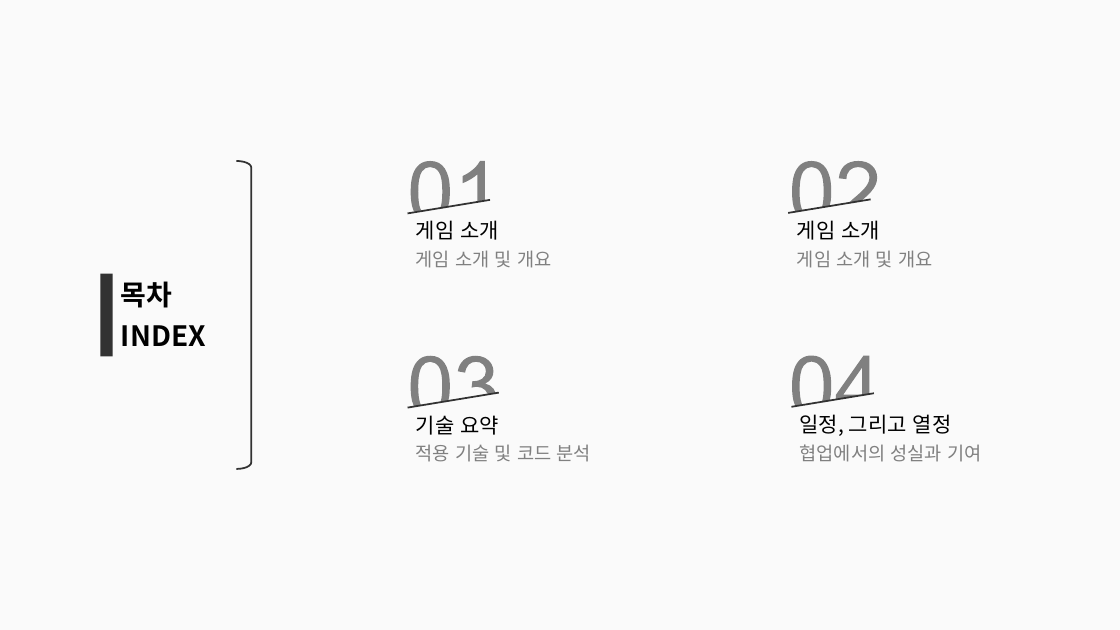
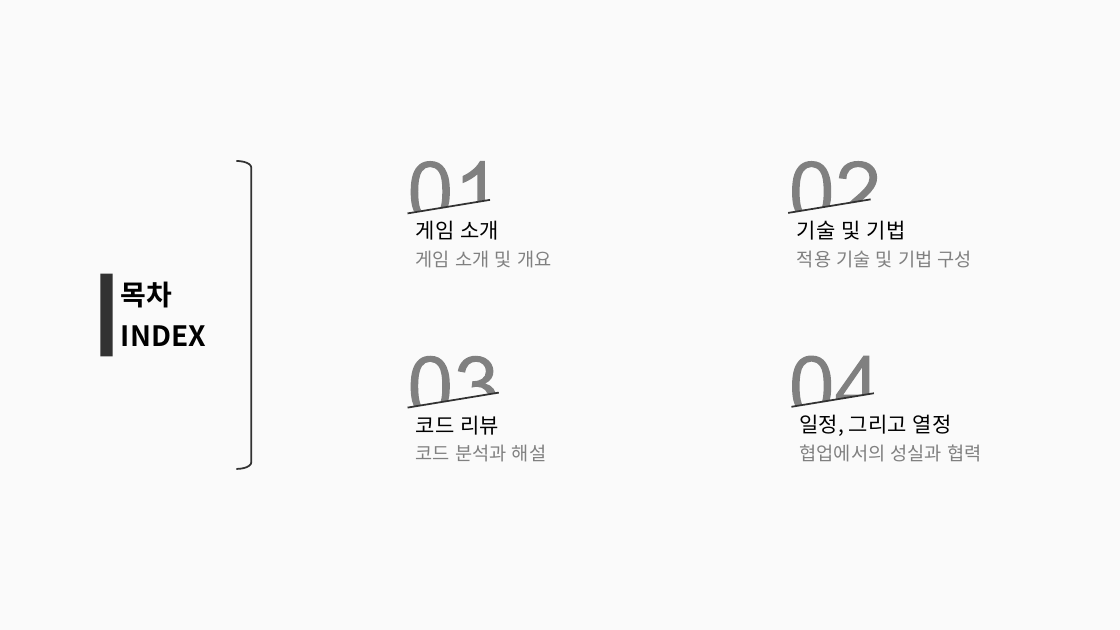
Before and after one commit to simplex3510/GeoStrike, a slide deck: slide 2 of 포트폴리오.pptx. Drawn at 1120x630 pixels with LibreOffice and Linux fonts; fonts in the diff are those of the drawing. Boxes give left, top, right and bottom in pixels: in the first picture for what was removed or moved away, otherwise in the second. Text is boxed around its words. In the diff, an @@ line names an element or a change of style, - is before the commit and + after.

```diff
--- a/포트폴리오.pptx
+++ b/포트폴리오.pptx
@@ text at (797,220,906,240): text changed @@
-게임 소개
+기술 및 기법
@@ text at (797,250,972,268): text changed @@
-게임 소개 및 개요
+적용 기술 및 기법 구성
@@ text at (416,415,499,435): text changed @@
-기술 요약
+코드 리뷰
@@ text at (416,444,546,462): text changed @@
-적용 기술 및 코드 분석
+코드 분석과 해설
@@ text at (800,444,981,462): text changed @@
-협업에서의 성실과 기여
+협업에서의 성실과 협력
```
Also in this commit, not shown: 4 other slides changed, 5 slides added, 1 slide removed.
